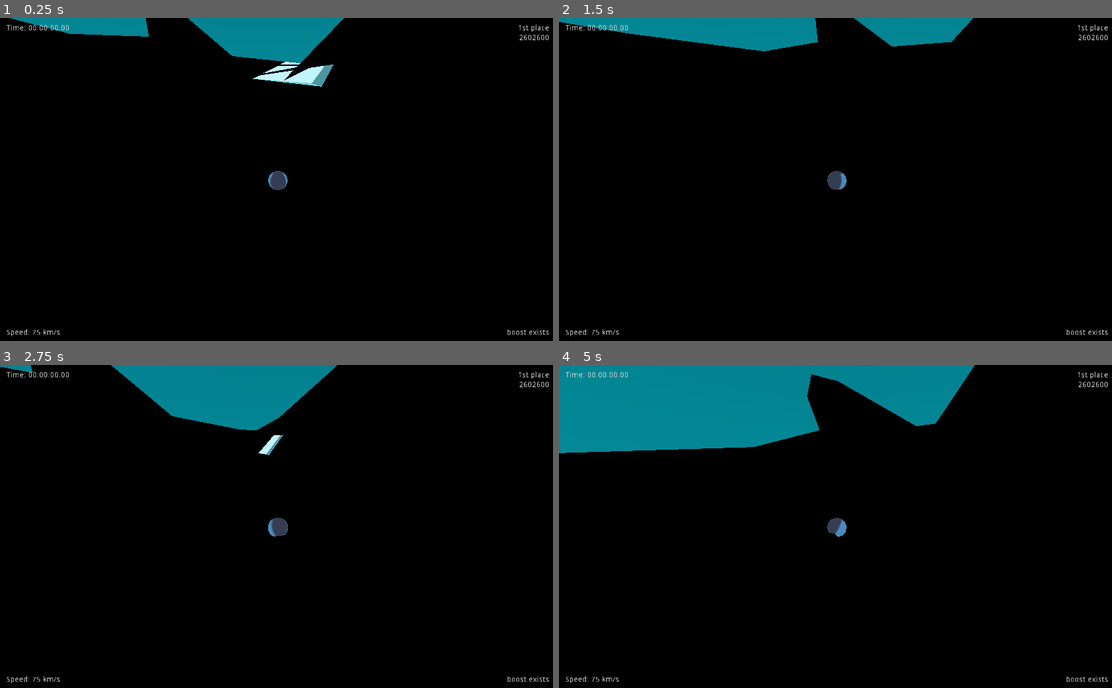
Above: before the commit, frames 1-4 (two rows, left to right).
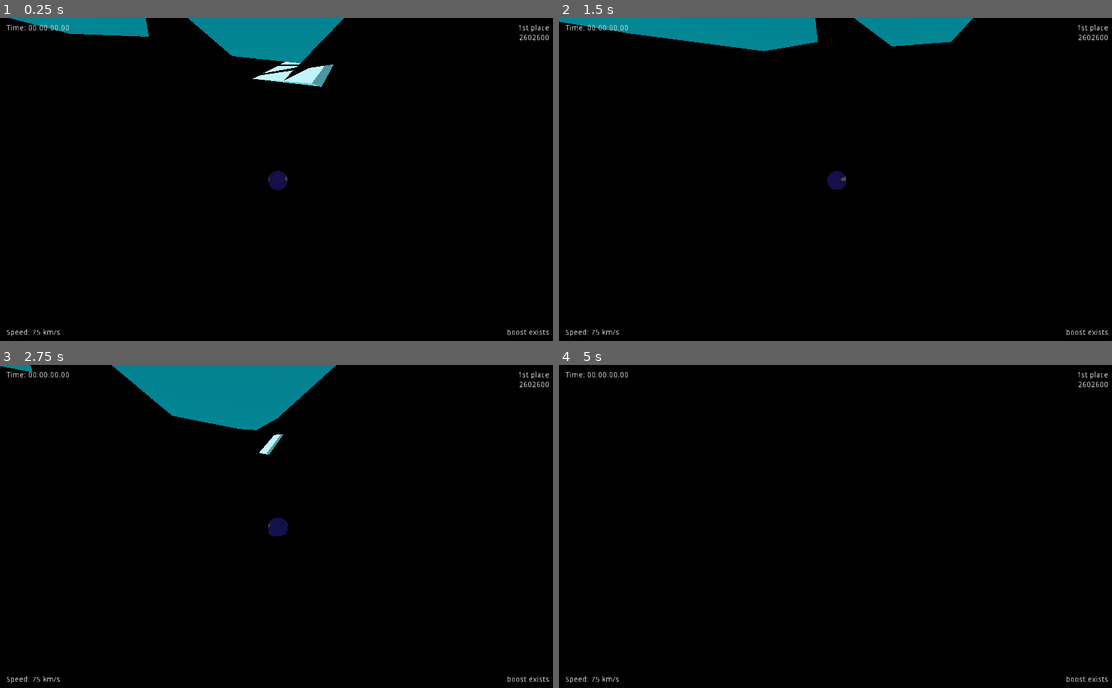
Above: after the commit, the same moments.

Repository: DeerTears/KinematicBoarder
Game: Godot game, scene res://Levels/Area1.tscn
Two runs of this game, one before a commit and one after it. Both use one fixed random seed, a clock stepped at 60 frames per second and the inputs below. The engine's default icon, where the game draws it, is replaced by a stand-in: a white triangle on a blue panel in a dark square.
Inputs (mouse positions are in pixels of both pictures, inside the frame that each line leads up to):
- Up to frame 1 (0.25 s): no input
- Up to frame 2 (1.5 s): move the mouse to (868, 179) at 0.52 s; hold Mouse wheel up (zoom_in) 0.53-1.28 s; hold W (fwd) from 0.53 s (still down); move the mouse to (807, 182) at 1.27 s; tap Mouse wheel down (zoom_out) at 1.35 s
- Up to frame 3 (2.75 s): keep holding W (fwd); move the mouse to (293, 523) at 2.02 s; hold Mouse wheel up (zoom_in) from 2.03 s (still down)
- Up to frame 4 (5 s): keep holding W (fwd); move the mouse to (829, 532) at 2.77 s; release Mouse wheel up (zoom_in) at 2.78 s; tap Mouse wheel down (zoom_out) at 2.85, 4.35 s; tap Enter at 3.5 s; move the mouse to (879, 532) at 3.52 s; hold Mouse wheel up (zoom_in) 3.53-4.28 s; move the mouse to (796, 523) at 4.27 s

The runs differ from the first frame. In frame 1, 0.2% of the frame differs, in the area x 48-53%, y 47-54%; in frame 2, 0.2%; in frame 3, 0.3%; in frame 4, 15%, in the area x 0-76%, y 0-54%.

Commit message:
Added sanic face bonus, altered player meshes

Diff:
--- a/Actors/Player.tscn
+++ b/Actors/Player.tscn
@@ -1,40 +1,48 @@
-[gd_scene load_steps=12 format=2]
+[gd_scene load_steps=13 format=2]
 
 [ext_resource path="res://Actors/Scripts/Player.gd" type="Script" id=1]
 [ext_resource path="res://Actors/Scripts/Rider.gd" type="Script" id=2]
-[ext_resource path="res://icon.png" type="Texture" id=3]
+[ext_resource path="res://Materials/Actors/sanicface.png" type="Texture" id=3]
 
 [sub_resource type="CubeMesh" id=1]
 size = Vector3( 0.5, 1, 0.5 )
 
-[sub_resource type="SpatialMaterial" id=8]
+[sub_resource type="SpatialMaterial" id=2]
+flags_transparent = true
 flags_unshaded = true
+vertex_color_use_as_albedo = true
+albedo_color = Color( 1, 1, 1, 0.313726 )
 albedo_texture = ExtResource( 3 )
 uv1_offset = Vector3( 0.5, 0, 0 )
 
-[sub_resource type="SphereMesh" id=2]
-material = SubResource( 8 )
+[sub_resource type="SphereMesh" id=3]
+material = SubResource( 2 )
 radius = 0.5
 height = 1.0
 radial_segments = 16
 rings = 8
 
-[sub_resource type="CubeMesh" id=3]
+[sub_resource type="CubeMesh" id=4]
 size = Vector3( 1, 0.1, 3 )
 
-[sub_resource type="SphereShape" id=4]
-
-[sub_resource type="PrismMesh" id=5]
-size = Vector3( 0.5, 0.5, 0.1 )
+[sub_resource type="CapsuleShape" id=5]
+radius = 0.5
 
 [sub_resource type="PrismMesh" id=6]
 size = Vector3( 0.5, 0.5, 0.1 )
 
-[sub_resource type="CylinderMesh" id=7]
-top_radius = 0.05
+[sub_resource type="PrismMesh" id=7]
+size = Vector3( 0.5, 0.5, 0.2 )
+
+[sub_resource type="CylinderMesh" id=8]
+top_radius = 0.1
 bottom_radius = 0.05
+height = 1.0
 radial_segments = 4
 rings = 1
+
+[sub_resource type="PrismMesh" id=9]
+size = Vector3( 0.5, 0.5, 0.1 )
 
 [node name="Player" type="Spatial"]
 script = ExtResource( 1 )
@@ -44,19 +52,19 @@
 collision_mask = 16
 script = ExtResource( 2 )
 
-[node name="Body" type="MeshInstance" parent="Rider"]
+[node name="MeshBody" type="MeshInstance" parent="Rider"]
 transform = Transform( 1, 0, 0, 0, 1, 0, 0, 0, 1, 0, 0.05, 0 )
 mesh = SubResource( 1 )
 material/0 = null
 
-[node name="Head" type="MeshInstance" parent="Rider"]
-transform = Transform( 1, 0, 0, 0, 1, 0, 0, 0, 1, 0, 1, 0 )
-mesh = SubResource( 2 )
-material/0 = null
-
-[node name="BoardMesh" type="MeshInstance" parent="Rider"]
+[node name="MeshHead" type="MeshInstance" parent="Rider"]
+transform = Transform( 1, 0, 0, 0, 1, 0, 0, 0, 1, 0, 1, 0 )
+mesh = SubResource( 3 )
+material/0 = null
+
+[node name="MeshBoard" type="MeshInstance" parent="Rider"]
 transform = Transform( 1, 0, 0, 0, 1, 0, 0, 0, 1, 0, -0.5, 0 )
-mesh = SubResource( 3 )
+mesh = SubResource( 4 )
 material/0 = null
 
 [node name="TransformCam" type="RemoteTransform" parent="Rider"]
@@ -78,8 +86,8 @@
 update_scale = false
 
 [node name="CollisionShape" type="CollisionShape" parent="Rider"]
-transform = Transform( 1, 0, 0, 0, 1, 0, 0, 0, 1, 0, 0.45, 0 )
-shape = SubResource( 4 )
+transform = Transform( 1, 0, 0, 0, -1.62921e-07, -1, 0, 1, -1.62921e-07, 0, 0.45, 0 )
+shape = SubResource( 5 )
 
 [node name="CamJoint" type="Spatial" parent="."]
 transform = Transform( 1, 0, 0, 0, 1, 0, 0, 0, 1, 0, 1, 0 )
@@ -92,20 +100,20 @@
 
 [node name="EditorArrow" type="MeshInstance" parent="."]
 transform = Transform( 7.54982e-08, -1, -1.62921e-07, 0, -1.62921e-07, 1, -1, -7.54982e-08, -1.23001e-14, -1, 0.5, 0 )
-mesh = SubResource( 5 )
+mesh = SubResource( 6 )
 material/0 = null
 
 [node name="NormalJoint" type="Spatial" parent="."]
 transform = Transform( 1, 0, 0, 0, 1, 0, 0, 0, 1, 0, 1, 0 )
 
 [node name="NormalArrow" type="MeshInstance" parent="NormalJoint"]
-transform = Transform( 1, 0, 0, 0, 1, 0, 0, 0, 1, 0, 3, 0 )
-mesh = SubResource( 6 )
+transform = Transform( -4.37114e-08, 0, -1, 0, 1, 0, 1, 0, -4.37114e-08, 0, 2.5, 0 )
+mesh = SubResource( 7 )
 material/0 = null
 
 [node name="ArrowStem" type="MeshInstance" parent="NormalJoint"]
 transform = Transform( 1, 0, 0, 0, 1, 0, 0, 0, 1, 0, 1.75282, 0 )
-mesh = SubResource( 7 )
+mesh = SubResource( 8 )
 material/0 = null
 
 [node name="MagnitudeJoint" type="Spatial" parent="."]
@@ -114,7 +122,7 @@
 
 [node name="MagnitudeArrow" type="MeshInstance" parent="MagnitudeJoint"]
 transform = Transform( 1, 0, 0, 0, 1, 0, 0, 0, 1, 0, 1.5, 0 )
-mesh = SubResource( 6 )
+mesh = SubResource( 7 )
 material/0 = null
 
 [node name="UI" type="CanvasLayer" parent="."]
@@ -187,3 +195,11 @@
 text = "boost exists"
 align = 2
 valign = 1
+
+[node name="StoredRotation" type="Position3D" parent="."]
+transform = Transform( 1, 0, 0, 0, 1, 0, 0, 0, 1, 0, 1, 0 )
+
+[node name="MeshInstance" type="MeshInstance" parent="StoredRotation"]
+transform = Transform( -4.37114e-08, -1, 0, -4.37114e-08, 1.91069e-15, 1, -1, 4.37114e-08, -4.37114e-08, 0, -5.96046e-08, 0 )
+mesh = SubResource( 9 )
+material/0 = null
--- a/Actors/Scripts/Rider.gd
+++ b/Actors/Scripts/Rider.gd
@@ -4,7 +4,7 @@
 
 # stats
 export var accel: float = 800.0
-export var edging: float = 3.0
+export var edging: float = 2.0
 
 # clamps
 var max_speed: float = 300.0
@@ -41,7 +41,8 @@
 		rotation.x = rotation.move_toward(Vector3.UP, delta).x
 		rotation.z = rotation.move_toward(Vector3.UP, delta).z
 		turn_amount *= 0.5
-	rotate_object_local(Vector3.UP, turn_amount)
+	if input_strength.x != 0:
+		rotate_object_local(Vector3.UP, turn_amount)
 
 	# next: take my intended speed and rotate it to where I'm facing
 	var rotated_magnitude = Vector3.ZERO
--- a/project.godot
+++ b/project.godot
@@ -18,6 +18,10 @@
 config/name="KinematicBoarder"
 run/main_scene="res://Levels/Area1.tscn"
 config/icon="res://icon.png"
+
+[display]
+
+window/size/fullscreen=true
 
 [input]
 
Binary file added: Materials/Actors/sanicface.png
Not shown, added: Materials/Actors/sanicface.png.import
